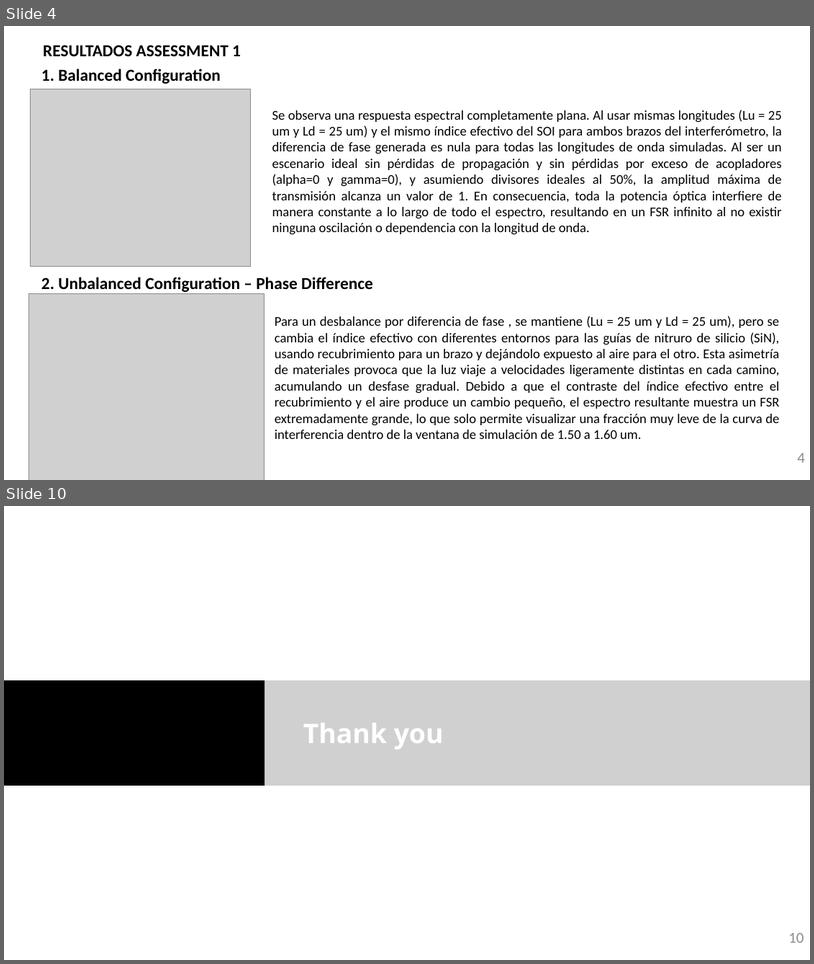
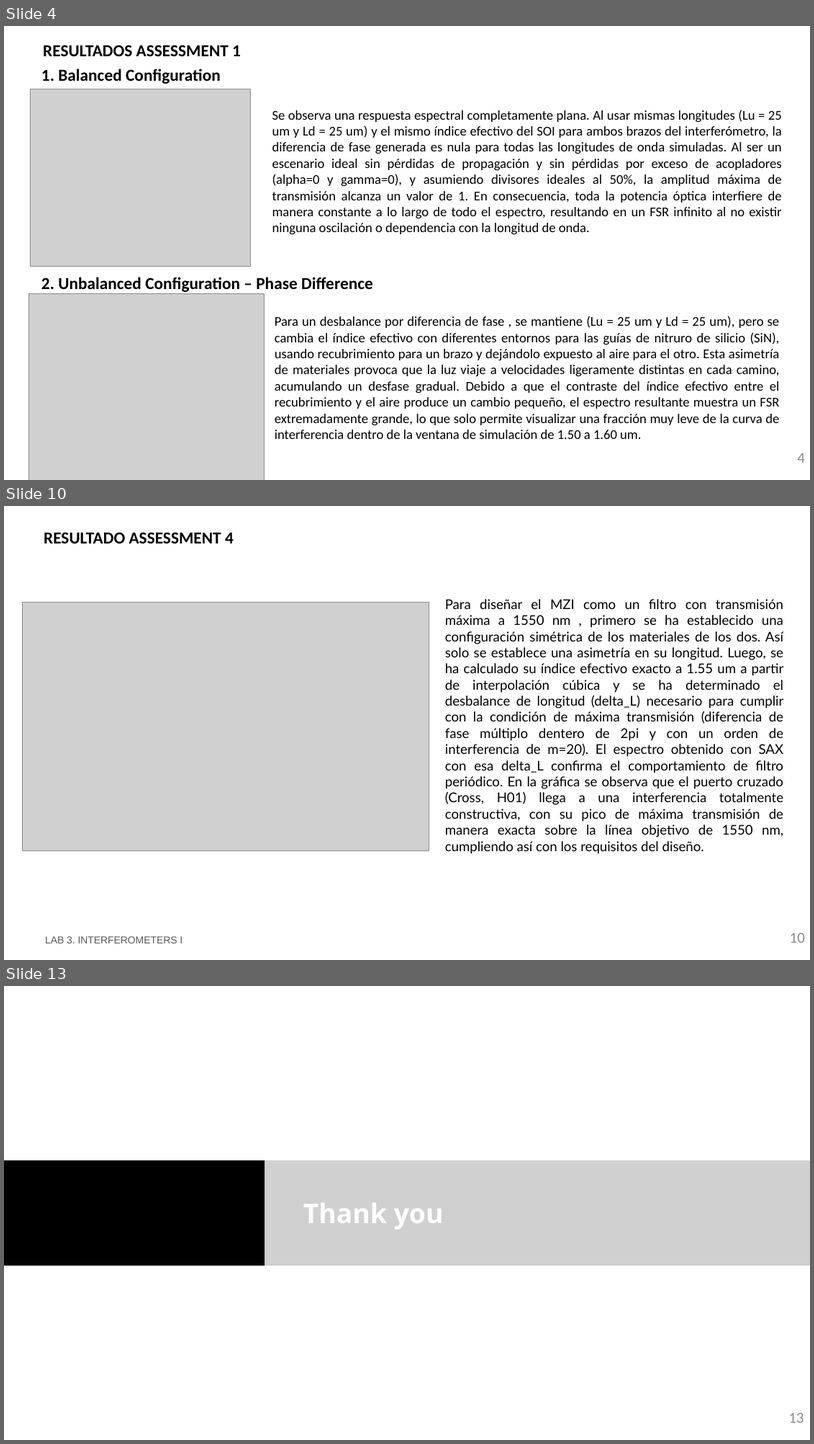
Before and after one commit to MariaJulve/pic-upv-lab3, a slide deck: LabBook_3.pptx. Shown one above the other, each under a label of ours: slides 4 and 10 before the commit, slides 4, 10 and 13 after it; the slides between them are not shown. The pictures are 814x964 and 814x1444 pixels, drawn with LibreOffice and Linux fonts; fonts in the diff are those of the drawing; grey boxes stand for pictures; background and template pictures are left out. Boxes give left, top, right and bottom in pixels: in the first picture for what was removed or moved away, otherwise in the second. Text is boxed around its words. In the diff, an @@ line names an element or a change of style, - is before the commit and + after.

```diff
--- a/LabBook_3.pptx
+++ b/LabBook_3.pptx
@@ slide 10 added at <box>4,506,810,960</box>, background #FFFFFF @@
@@ title added at <box>44,532,234,543</box>, 20 pt, text #000000, bold @@
+RESULTADO ASSESSMENT 4
@@ picture added at <box>22,602,430,850</box> @@
@@ text added at <box>445,615,784,851</box>, 16 pt, text #000000 @@
+Para diseñar el MZI como un filtro con transmisión máxima a 1550 nm , primero se ha establecido una configuración simétrica de los materiales de los dos. Así solo se establece una asimetría en su longitud. Luego, se ha calculado su índice efectivo exacto a 1.55 um a partir de interpolación cúbica y se ha determinado el desbalance de longitud (delta_L) necesario para cumplir con la condición de máxima transmisión (diferencia de fase múltiplo dentero de 2pi y con un orden de interferencia de m=20). El espectro obtenido con SAX con esa delta_L confirma el comportamiento de filtro periódico. En la gráfica se observa que el puerto cruzado (Cross, H01) llega a una interferencia totalmente constructiva, con su pico de máxima transmisión de manera exacta sobre la línea objetivo de 1550 nm, cumpliendo así con los requisitos del diseño.
@@ text added at <box>45,936,183,943</box>, 12 pt, text #585858 @@
+LAB 3. INTERFEROMETERS I
@@ page number added at <box>790,932,805,942</box>, 18 pt, text #8C8C8C @@
+10
@@ what was slide 10 is now slide 13 @@
@@ page number at <box>789,1412,804,1422</box>: text changed @@
-10
+13
```
Also in this commit, not shown: 2 slides changed, 2 other slides added, 1 other file.
